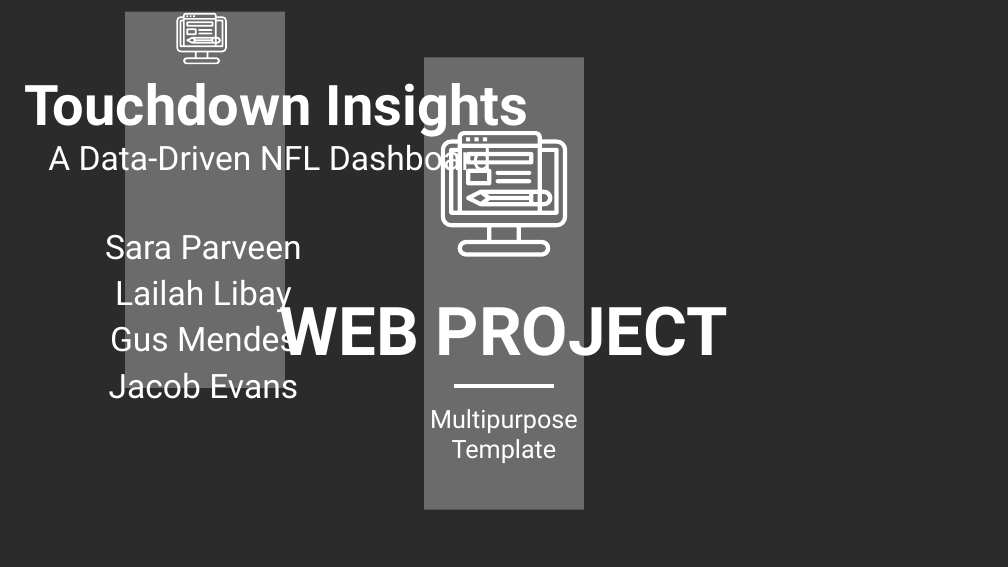
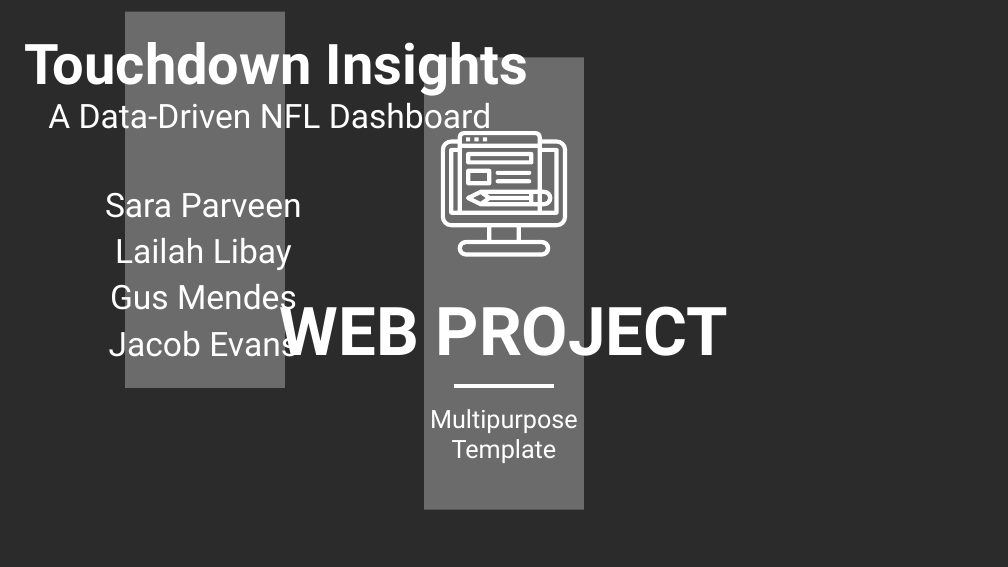
Before and after one commit to gusmendesbh/project3-group1, a slide deck: slide 1 of presentation/Group3_NFL_slides.pptx. Drawn at 1008x567 pixels with LibreOffice and Linux fonts; fonts in the diff are those of the drawing; background and template pictures are left out; a plain dark background stands for a picture behind light text. Boxes give left, top, right and bottom in pixels: in the first picture for what was removed or moved away, otherwise in the second. Text is boxed around its words. In the diff, an @@ line names an element or a change of style, - is before the commit and + after.

```diff
--- a/presentation/Group3_NFL_slides.pptx
+++ b/presentation/Group3_NFL_slides.pptx
@@ text "Touchdown Insights": place and size @@
-text "Touchdown Insights" at [24, 74, 528, 139]
+text "Touchdown Insights" at [24, 32, 528, 97]
@@ group removed at [176, 13, 227, 65]: 5 freeform shapes, 3 rectangles @@
@@ text "A Data-Driven NFL Dashboard": place and size @@
-text "A Data-Driven NFL Dashboard" at [48, 140, 491, 179]
+text "A Data-Driven NFL Dashboard" at [48, 98, 491, 137]
@@ text "Sara Parveen": place and size @@
-text "Sara Parveen" at [105, 228, 302, 406]
+text "Sara Parveen" at [105, 186, 302, 364]
```
Also in this commit, not shown: 6 other slides changed, 1 slide added, 4 slides removed.
